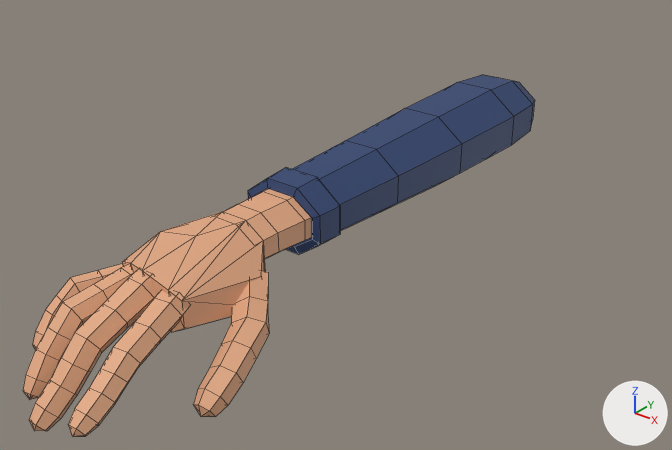
One commit to the FBX model Assets/Models/Arms/RightArm.fbx: the scene before it, then after it.
Both versions are drawn from a camera (50 mm lens) standing at (0.389, -0.316, 0.271) and looking at (-0.035, 0.214, -0.057). Arrows for +X, +Y and +Z are at lower right; the lights stay in place. The first picture is the older version. Mesh edges are drawn as thin lines. Where no turn or scale is listed for an object, it has been applied to the vertices.

In view in the first picture: 'RightArm'.
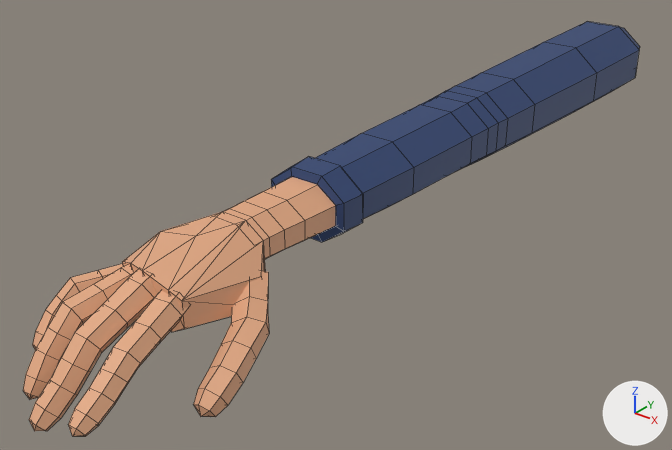
What differs and where, as boxes (x1, y1, x2, y2) in the pictures (672 x 450 px; the box of a moved part takes in the faces that stretch with it):
```json
{"object": "RightArm", "change": "reshaped", "before": [23, 75, 535, 437], "after": [23, 21, 640, 437], "on screen": "20% wider, 15% taller"}
{"part": 1, "of": "me_rightglove_002", "change": "moved or reshaped", "before": [214, 75, 535, 259], "after": [214, 21, 640, 259]}
```

Scene script edits in JSON lines:
```json
{"block": "me_rightglove_002", "where": "# used by ob_rightarm; location = (0.0, 0.0, 0.0)"}
{"op": "remove", "block": "me_rightglove_002", "code": "me_rightglove_002.from_pydata(...)  # 376 vertices, 375 faces; spans x -0.058..0.07, y -0.097..0.42, z -0.061..0.03"}
{"op": "add", "block": "me_rightglove_002", "code": "me_rightglove_002.from_pydata(...)  # 416 vertices, 415 faces; spans x -0.058..0.07, y -0.097..0.645, z -0.061..0.034"}
{"block": "me_rightglove_002", "change": "me_rightglove_002 part 1"}
{"block": "me_rightglove_002", "change": "8 vertices are removed from x -0.029..0.027, y 0.111, z -0.021..0.016"}
{"block": "me_rightglove_002", "change": "26 faces are deleted"}
{"block": "me_rightglove_002", "change": "4 vertices in x -0.011..0.009, y 0.08, z -0.018..0.015 move by (0.0, -0.008, 0.0)"}
{"block": "me_rightglove_002", "change": "84 vertices move from x -0.041..0.039, y 0.08..0.42, z -0.033..0.03 to x -0.038..0.036, y 0.072..0.34, z -0.032..0.028"}
{"block": "me_rightglove_002", "change": "40 vertices are added at x -0.043..0.041, y 0.086..0.645, z -0.037..0.034"}
{"block": "me_rightglove_002", "change": "8 new vertices lie (0.0, 0.015, 0.0) away from vertices in x -0.03..0.028, y 0.42, z -0.024..0.021"}
{"block": "me_rightglove_002", "change": "16 new faces join them, mat_skin (beige #e2a882)"}
{"block": "me_rightglove_002", "change": "50 new faces join them, mat_sleeve (dark blue #2e4370)"}
```
